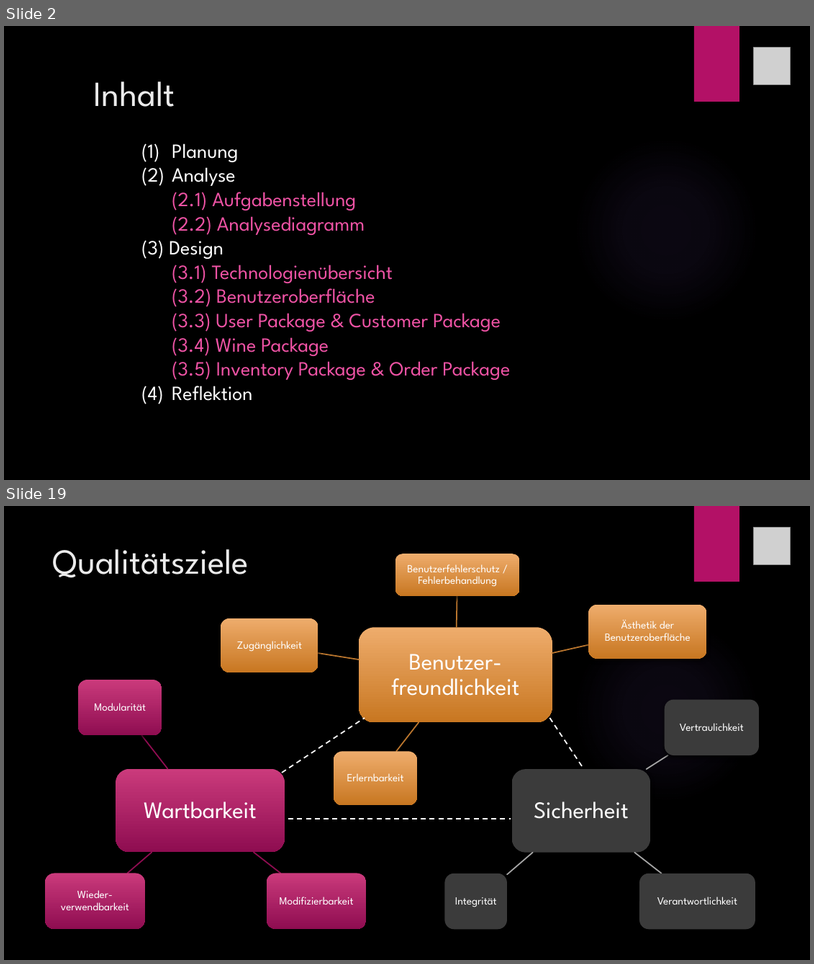
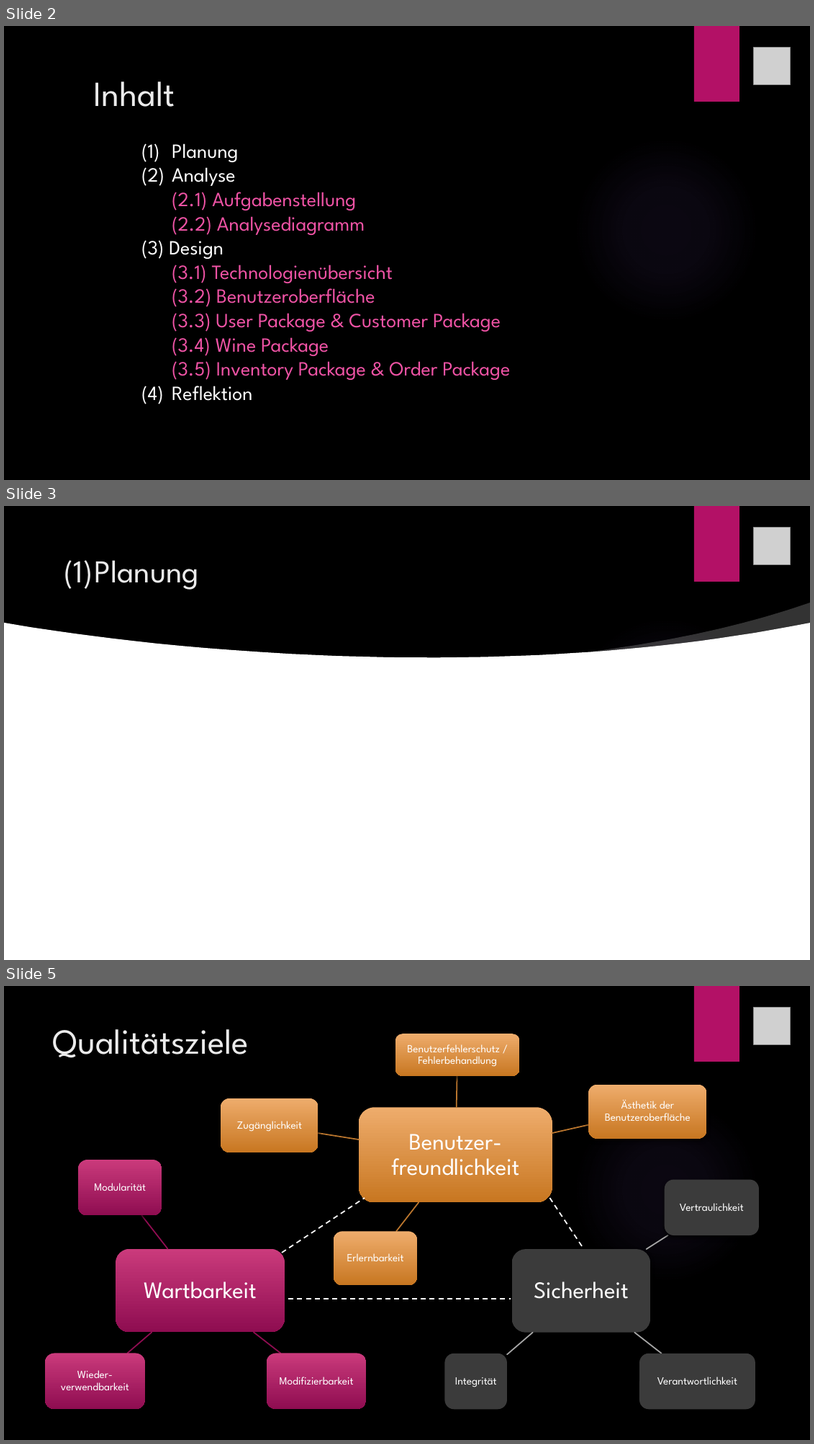
Before and after one commit to hejo221/swt20w37, a slide deck: LaBouteillePräsentation/LaBouteille.pptx. Shown one above the other, each under a label of ours: slides 2 and 19 before the commit, slides 2, 3 and 5 after it; the slides between them are not shown. The pictures are 814x964 and 814x1444 pixels, drawn with LibreOffice and Linux fonts; fonts in the diff are those of the drawing; grey boxes stand for pictures; background and template pictures are left out. Boxes give left, top, right and bottom in pixels: in the first picture for what was removed or moved away, otherwise in the second. Text is boxed around its words. In the diff, an @@ line names an element or a change of style, - is before the commit and + after.

```diff
--- a/LaBouteillePräsentation/LaBouteille.pptx
+++ b/LaBouteillePräsentation/LaBouteille.pptx
@@ slide 3 added at bbox=[4, 506, 810, 960], background picture (left out); not listed: 2 template elements that a slide beside it also shows @@
@@ picture added at bbox=[754, 527, 791, 564] @@
@@ title added at bbox=[64, 560, 200, 590], 37.8 pt, text #EBEBEB @@
+(1) Planung
@@ freeform shape added at bbox=[581, 602, 810, 657], fill #FFFFFF at 20% opacity @@
@@ freeform shape added at bbox=[4, 623, 810, 808], fill #FFFFFF @@
@@ rectangle added at bbox=[4, 765, 810, 960], fill #FFFFFF @@
@@ what was slide 19 is now slide 5 @@
```
Also in this commit, not shown: 3 slides changed, 2 other slides added, 14 slides removed, 4 other files.
